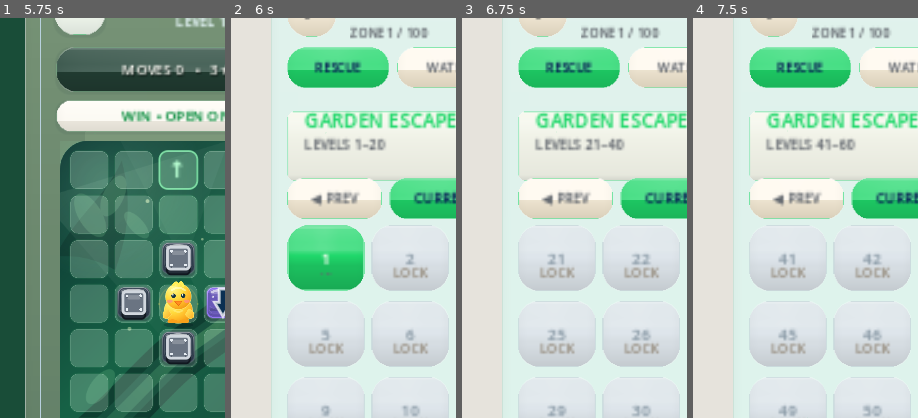
Above: before the commit, frames 1-4 (left to right).
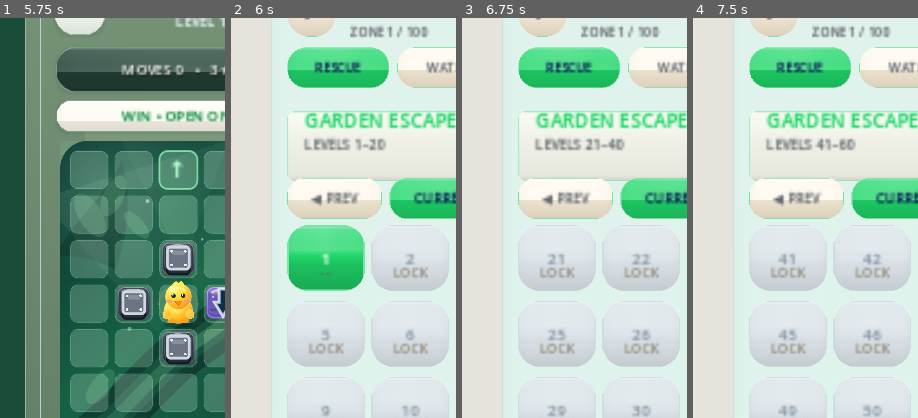
Above: after the commit, the same moments.

Repository: eghosa001/unjam
Game: Godot game, scene res://scenes/Boot.tscn
The game is run twice, just before and just after one commit, with the same random seed, the same clock (stepped at 60 frames per second) and the same inputs.
Inputs (mouse positions are % of the whole screen's width and height, from its top left):
- Up to frame 1 (5.75 s): tap Enter at 0.5 s; move the mouse to (72, 45) at 0.52 s; click (72, 45) at 0.67 s; tap Space at 1.25 s; drag from (30, 55) to (45, 70) at 1.27 s; click "CONTINUE • LEVEL 1" at 2 s; click "PLAY NOW" at 2.75 s; click "↻ RESTART" at 3.5 s; click "↻ RESTART" at 4.25 s; click "↻ RESTART" at 5 s
- Up to frame 2 (6 s): click "←" at 5.75 s
- Up to frame 3 (6.75 s): click "NEXT ▶" at 6.5 s
- Up to frame 4 (7.5 s): click "NEXT ▶" at 7.25 s
The pictures show only the part of the screen within x 0-50%, y 6-56%; the shares and areas given below are measured in that part.

Frame 1 is identical in both runs. In frame 2, 0.1% of the frame differs, in the area x 52-88%, y 2-6%; in frame 3, 0.1%; in frame 4, 0.1%.

Commit message:
Pin fitted header subtitles to their lane

Diff:
--- a/scripts/ui/premium_main_casual.gd
+++ b/scripts/ui/premium_main_casual.gd
@@ -469,6 +469,11 @@
 		subtitle.clip_text = true
 		subtitle.custom_minimum_size = Vector2.ZERO
 		_fit_single_line_control_text(subtitle, 182.0, 13, 10)
+		# Font fitting can leave an older Label minimum cached. Reassert the
+		# authored one-line lane so the subtitle never grows into the header pill.
+		subtitle.custom_minimum_size = Vector2.ZERO
+		subtitle.position = Vector2(83,55)
+		subtitle.size = Vector2(186,18)
 	if pill_text.strip_edges().is_empty():
 		return
 	if pill_callback.is_valid():
